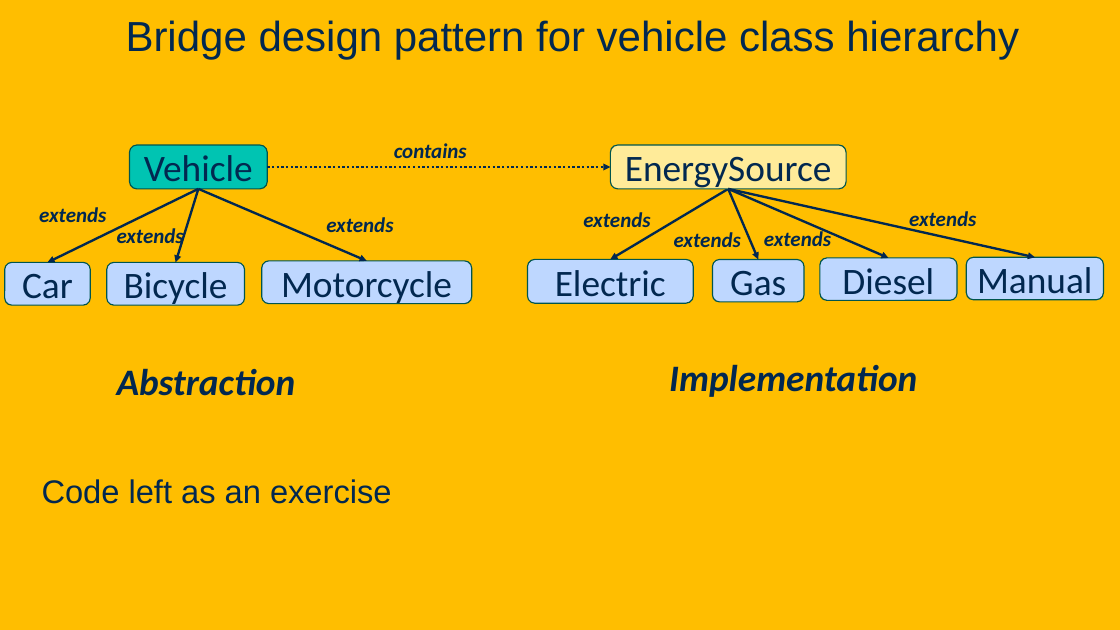
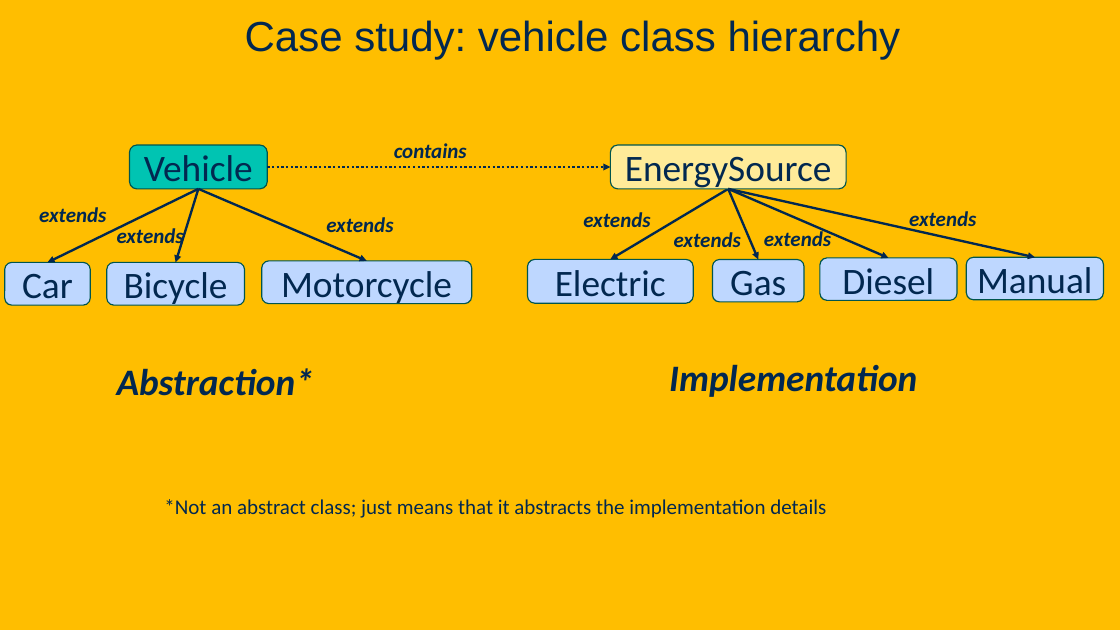
Before and after one commit to davsec-teaching/ECS160-Winter2025, a slide deck: slide 70 of slides/8_design_patterns.pptx (slide 55 before the commit). Drawn at 1120x630 pixels with LibreOffice and Linux fonts; fonts in the diff are those of the drawing; background and template pictures are left out. Boxes give left, top, right and bottom in pixels: in the first picture for what was removed or moved away, otherwise in the second. Text is boxed around its words. In the diff, an @@ line names an element or a change of style, - is before the commit and + after.

Commit message:
Updated design slides

```diff
--- a/slides/8_design_patterns.pptx
+++ b/slides/8_design_patterns.pptx
@@ title at [245, 20, 901, 59]: text changed @@
-Bridge design pattern for vehicle class hierarchy
+Case study: vehicle class hierarchy
@@ text at [117, 368, 314, 396]: text changed @@
-Abstraction
+Abstraction*
@@ text removed at [42, 479, 392, 504] @@
-Code left as an exercise
@@ text added at [164, 499, 826, 518], 18 pt, text #022850 @@
+*Not an abstract class; just means that it abstracts the implementation details
```
Also in this commit, not shown: 14 other slides changed, 17 slides added.
